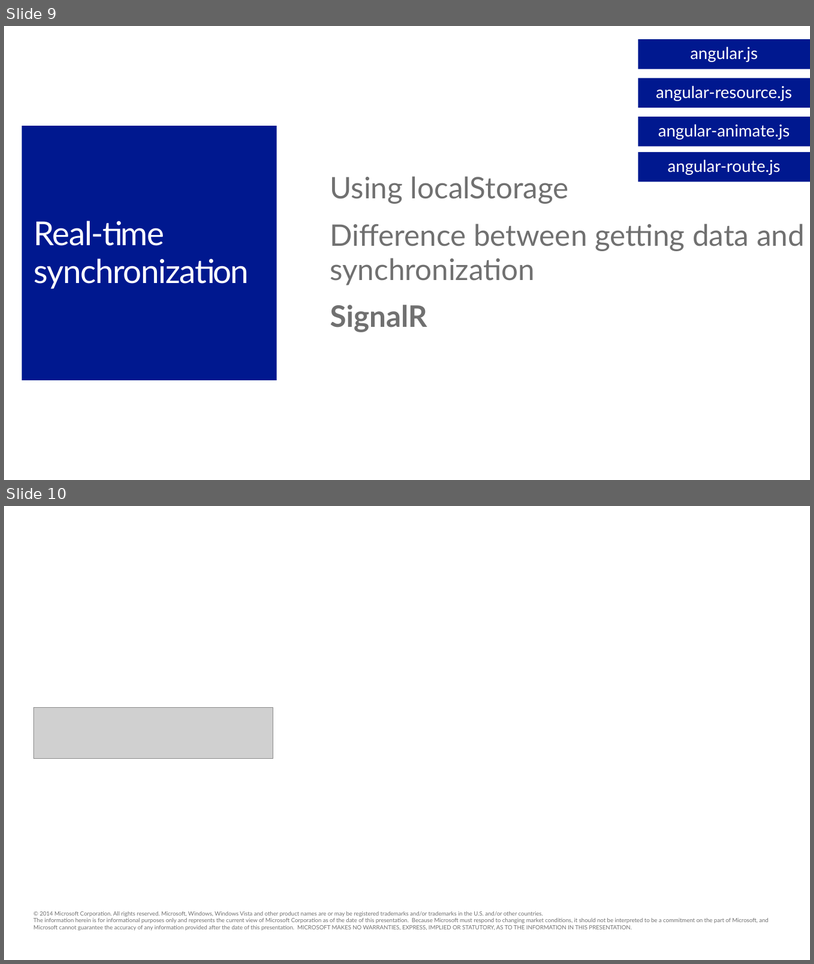
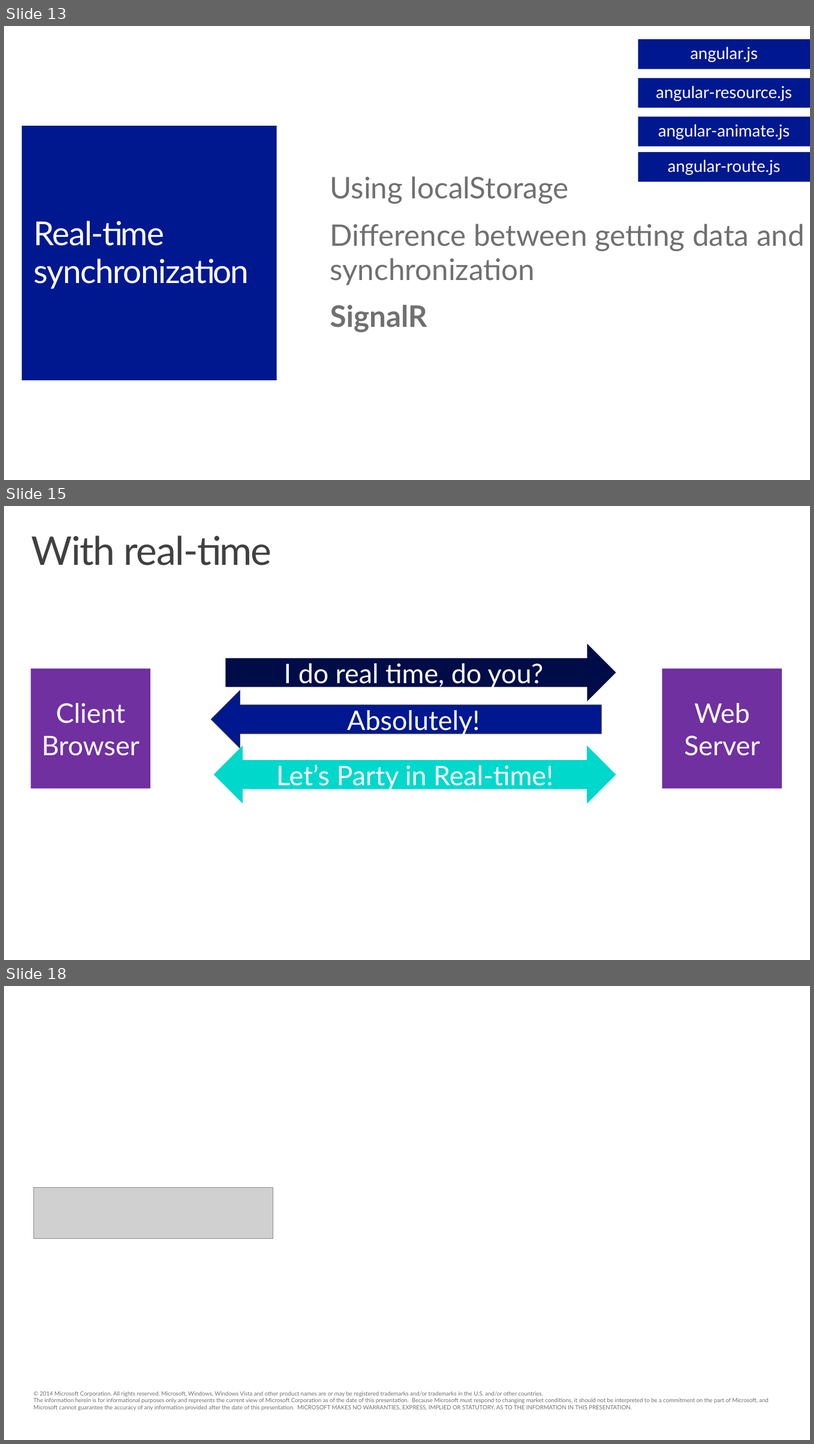
Before and after one commit to jongalloway/Angular-and-ASPNET-Build2014, a slide deck: AngularMTG/Slides/Building a Single Page Application with ASP.NET and Angular.js.pptx. Shown one above the other, each under a label of ours: slides 9 and 10 before the commit, slides 13, 15 and 18 after it; the slides between them are not shown. The pictures are 814x964 and 814x1444 pixels, drawn with LibreOffice and Linux fonts; fonts in the diff are those of the drawing; grey boxes stand for pictures; background and template pictures are left out. Boxes give left, top, right and bottom in pixels: in the first picture for what was removed or moved away, otherwise in the second. Text is boxed around its words. In the diff, an @@ line names an element or a change of style, - is before the commit and + after.

```diff
--- a/AngularMTG/Slides/Building a Single Page Application with ASP.NET and Angular.js.pptx
+++ b/AngularMTG/Slides/Building a Single Page Application with ASP.NET and Angular.js.pptx
@@ slide 15 added at (4,506,810,960), background #FFFFFF @@
@@ title added at (31,535,272,565), 48 pt, text #404040 @@
+With real-time
@@ right arrow added at (226,643,617,701), fill #000C48, 32.6 pt, text #FFFFFF @@
+I do real time, do you?
@@ rectangle added at (30,669,150,788), fill #7030A0, 32.6 pt, text #FFFFFF @@
+Client Browser
@@ rectangle added at (663,669,783,788), fill #7030A0, 32.6 pt, text #FFFFFF @@
+Web
+Server
@@ right arrow added at (212,690,602,748), fill #00188F, outline #404040 0.75 pt, 32.6 pt, text #FFFFFF @@
+Absolutely!
@@ left right arrow added at (214,745,617,804), fill #00D8CC, 32.6 pt, text #FFFFFF @@
+Let’s Party in Real-time!
@@ what was slide 9 is now slide 13 @@
@@ what was slide 10 is now slide 18 @@
```
Also in this commit, not shown: 7 other slides added.
